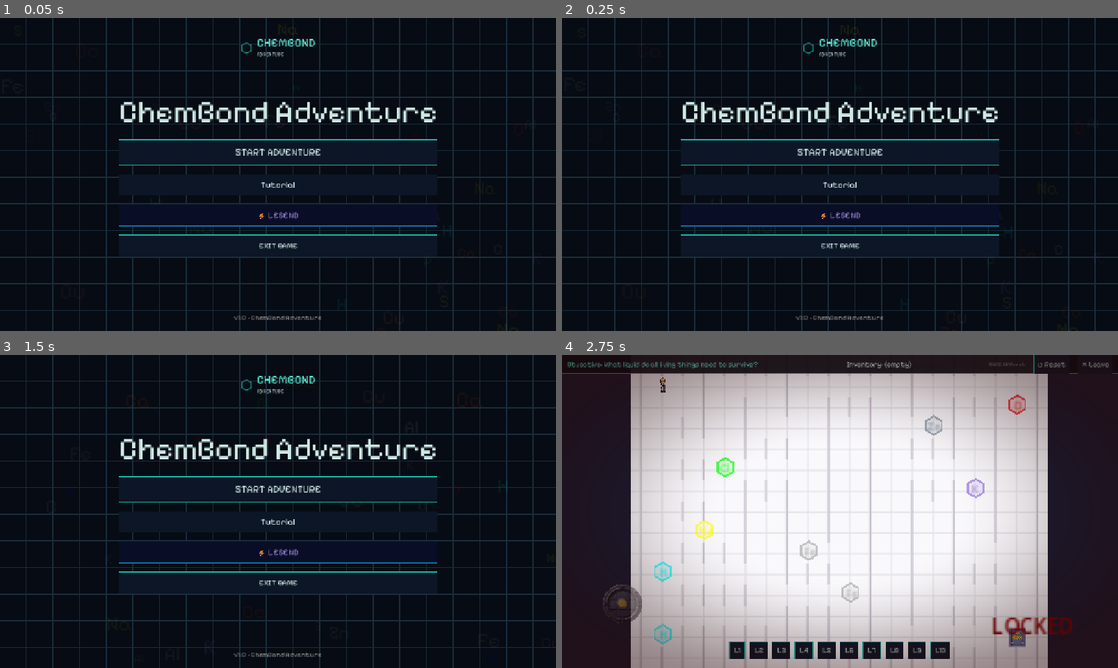
Above: before the commit, frames 1-4 (two rows, left to right).
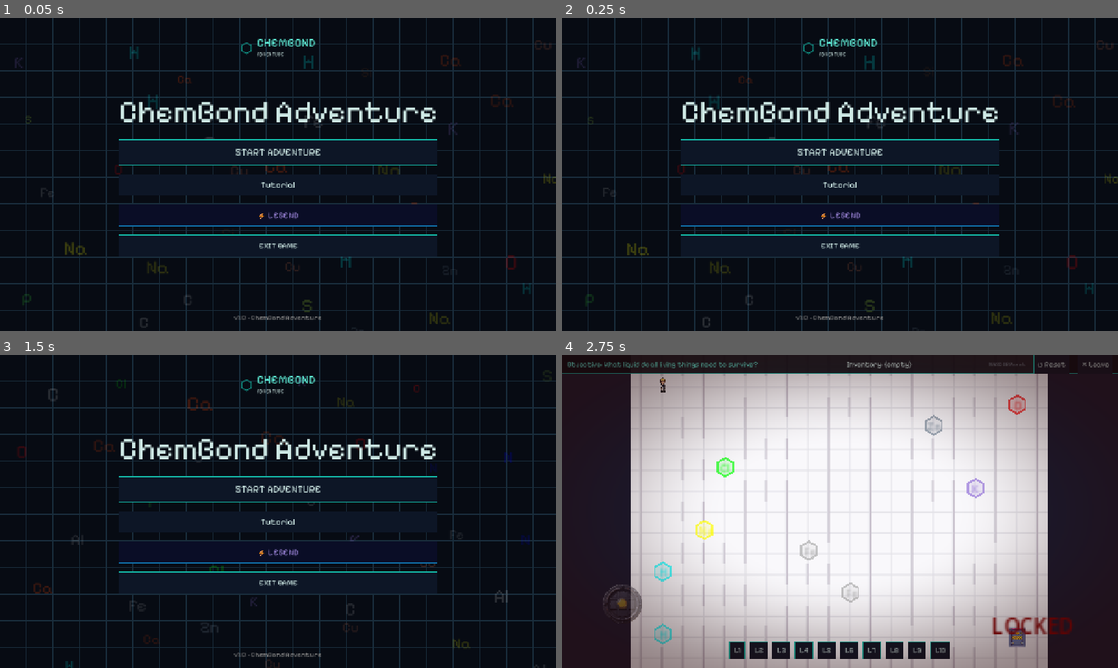
Above: after the commit, the same moments.

Repository: marshal-rizky/Chembond-Adventure
Game: Godot game, scene res://scenes/main_menu.tscn
The game is run twice, just before and just after one commit, with the same random seed, the same clock (stepped at 60 frames per second) and the same inputs. Sound files missing from this copy of the repository are replaced by a short silence.
Inputs:
- Up to frame 1 (0.05 s): no input
- Up to frame 2 (0.25 s): no input
- Up to frame 3 (1.5 s): click "START ADVENTURE" at 0.5 s; click "✕ Leave" at 1.25 s
- Up to frame 4 (2.75 s): click "START ADVENTURE" at 2 s

The runs differ from the first frame. In frame 1, 0.8% of the frame differs, in the area x 2-100%, y 7-99%; in frame 2, 0.8%; in frame 3, 0.7%; in frame 4, nothing differs.

Commit message:
fix: perbaikan ghost atoms dan distribusi grid

Diff:
--- a/scripts/main.gd
+++ b/scripts/main.gd
@@ -185,8 +185,8 @@
 	dots_margin.add_child(dots_hbox)
 	outer_vbox.add_child(dots_margin)
 
-	# Create 5 dot rects
-	for i in range(5):
+	# Create one dot per tutorial step
+	for i in range(tm.steps.size()):
 		var dot = ColorRect.new()
 		dot.custom_minimum_size = Vector2(20, 3)
 		dot.color = Color("#1d3554")
--- a/scripts/main_menu.gd
+++ b/scripts/main_menu.gd
@@ -81,24 +81,35 @@
 		"Al": Color.SILVER
 	}
 	var symbols = element_colors.keys()
-	for i in range(35):
-		var sym: String = symbols[randi() % symbols.size()]
-		var col: Color = element_colors[sym]
-		col.a = randf_range(0.04, 0.08)
 
-		var lbl = Label.new()
-		lbl.text = sym
-		lbl.add_theme_font_size_override("font_size", randi_range(28, 52))
-		lbl.add_theme_color_override("font_color", col)
-		lbl.position = Vector2(randf_range(0, 1280), randf_range(0, 720))
-		lbl.z_index = -5
-		lbl.mouse_filter = Control.MOUSE_FILTER_IGNORE
-		add_child(lbl)
+	# Grid: 7 cols × 5 rows = 35 cells — one atom per cell for even coverage
+	var cols := 7
+	var rows := 5
+	var cell_w := 1280.0 / cols
+	var cell_h := 720.0 / rows
 
-		var tween = create_tween().set_loops()
-		var target = lbl.position + Vector2(randf_range(-150, 150), randf_range(-150, 150))
-		tween.tween_property(lbl, "position", target, randf_range(6.0, 12.0)).set_ease(Tween.EASE_IN_OUT)
-		tween.tween_property(lbl, "position", lbl.position, randf_range(6.0, 12.0)).set_ease(Tween.EASE_IN_OUT)
+	for row in range(rows):
+		for col in range(cols):
+			var sym: String = symbols[randi() % symbols.size()]
+			var col_val: Color = element_colors[sym]
+			col_val.a = randf_range(0.12, 0.22)
+
+			var px := col * cell_w + randf_range(cell_w * 0.1, cell_w * 0.9)
+			var py := row * cell_h + randf_range(cell_h * 0.1, cell_h * 0.9)
+
+			var lbl = Label.new()
+			lbl.text = sym
+			lbl.add_theme_font_size_override("font_size", randi_range(28, 52))
+			lbl.add_theme_color_override("font_color", col_val)
+			lbl.position = Vector2(px, py)
+			lbl.z_index = -5
+			lbl.mouse_filter = Control.MOUSE_FILTER_IGNORE
+			add_child(lbl)
+
+			var tween = create_tween().set_loops()
+			var target = lbl.position + Vector2(randf_range(-80, 80), randf_range(-60, 60))
+			tween.tween_property(lbl, "position", target, randf_range(6.0, 12.0)).set_ease(Tween.EASE_IN_OUT)
+			tween.tween_property(lbl, "position", lbl.position, randf_range(6.0, 12.0)).set_ease(Tween.EASE_IN_OUT)
 
 func _on_start_pressed():
 	GameManager.reset_mode_flags()
